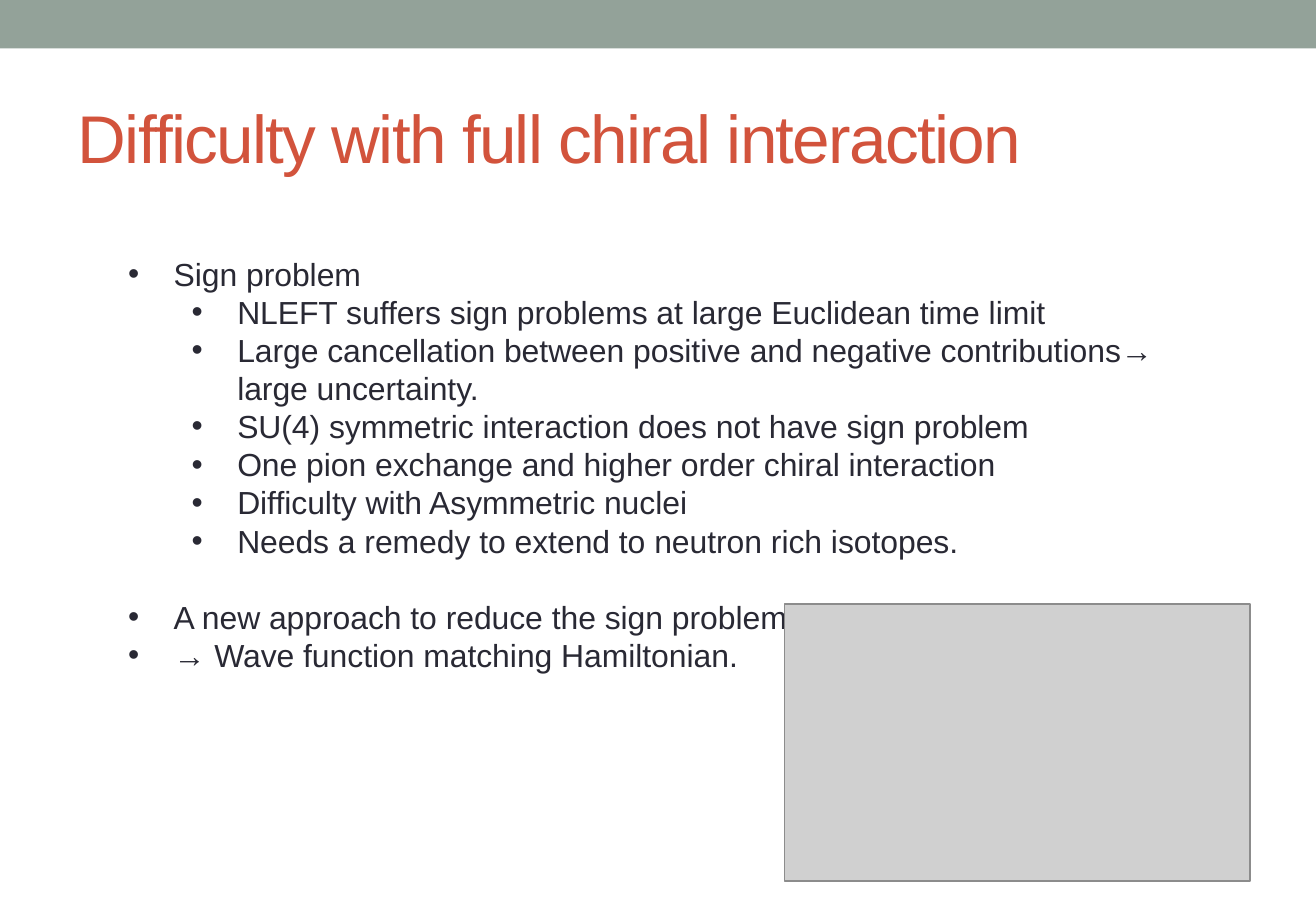
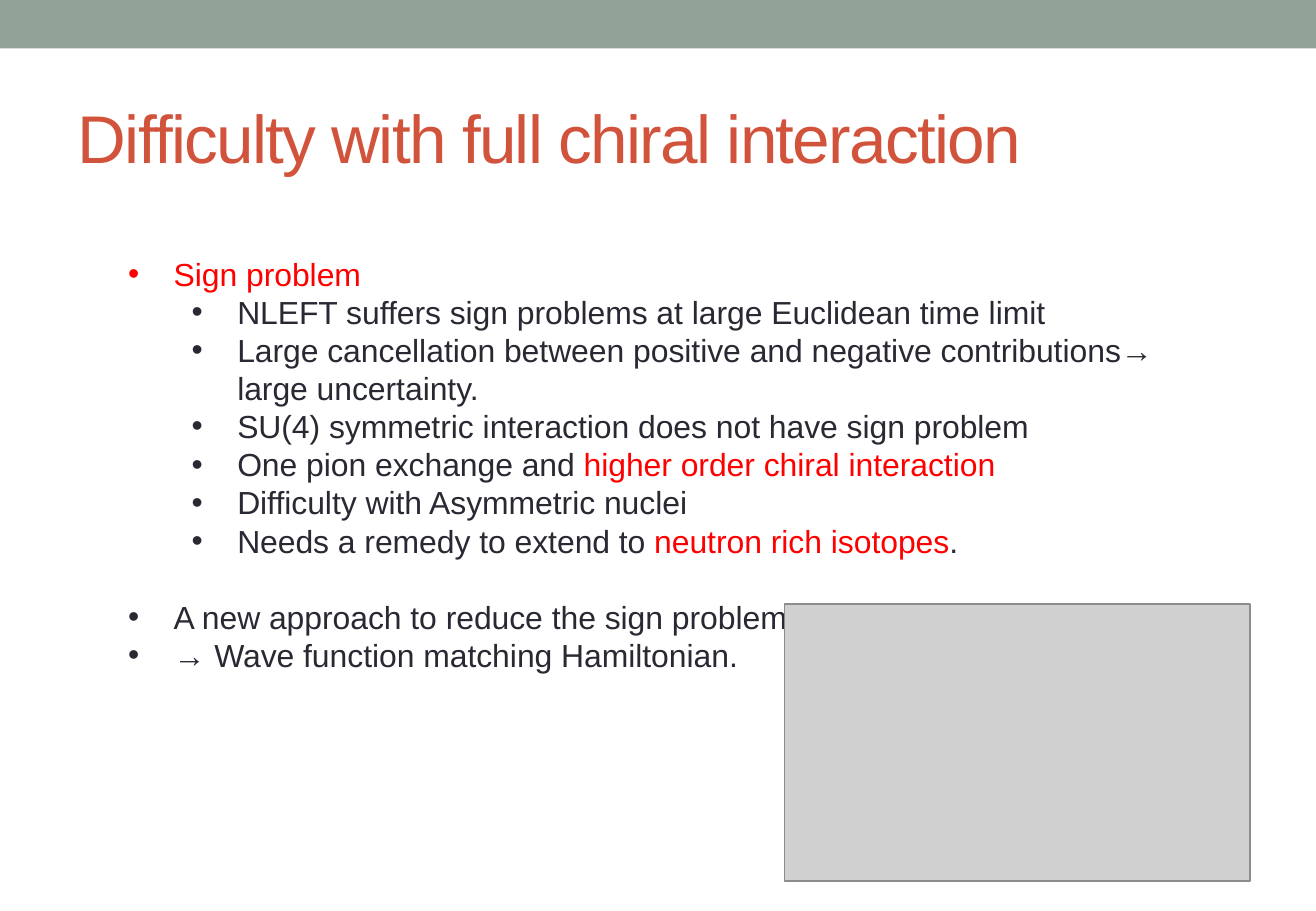
Before and after one commit to alphacentaury-github/NPSS2020, a slide deck: slide 17 of 20221020_KPS_송영호.pptx (slide 18 before the commit). Drawn at 1316x911 pixels with LibreOffice and Linux fonts; fonts in the diff are those of the drawing; grey boxes stand for pictures. Boxes give left, top, right and bottom in pixels: in the first picture for what was removed or moved away, otherwise in the second. Text is boxed around its words. In the diff, an @@ line names an element or a change of style, - is before the commit and + after.

```diff
--- a/20221020_KPS_송영호.pptx
+++ b/20221020_KPS_송영호.pptx
@@ text at (x1=174, y1=263, x2=996, y2=559): text colour #292934 to #FF0000 in "Sign problem", "higher order chiral interaction", "neutron rich isotopes." @@
```
Also in this commit, not shown: 10 other slides changed, 1 slide added, 3 slides removed, 1 other file.
